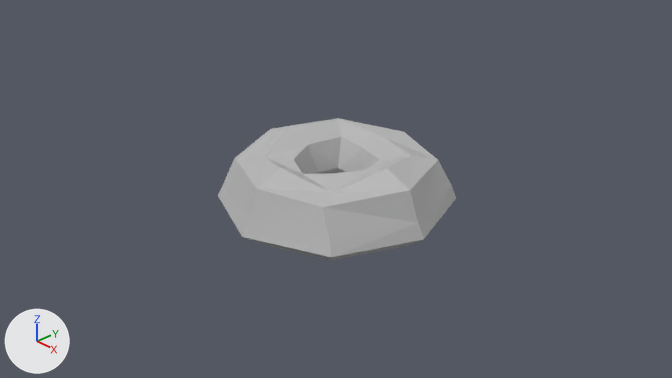
One commit to the Blender file data/geo/spawner.blend: the scene before it, then after it.
Both versions are drawn from the file's camera 'Camera'. The axes (+X, +Y, +Z) are drawn at lower left. The lights are the same throughout.
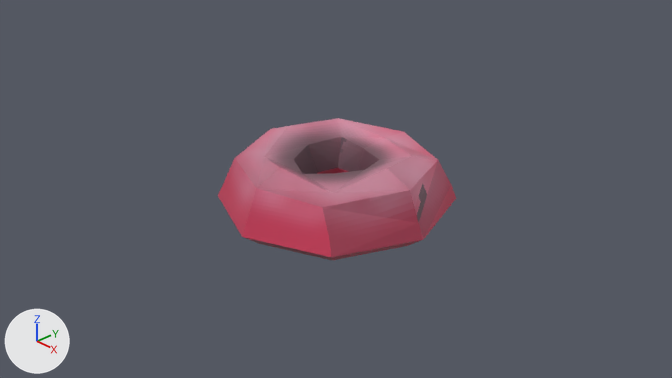
The newer file is also turned or shifted as a whole; pictures and numbers use the older file's frame.

The change, as a diff of the scene's bpy script:
```diff
--- a/data/geo/spawner.blend.py
+++ b/data/geo/spawner.blend.py
@@ img_spawner @@
+img_spawner = load_image('spawner', '../tex/spawner.png', 128, 128, 'sRGB')
@@ mat_spawner @@
 mat_spawner = principled_material('spawner')
-mat_spawner.base_color = (0.5, 0.5, 0.5)  # grey #bcbcbc
+mat_spawner.texture = img_spawner
 mat_spawner.roughness = 0.4
```

Changed parts and their boxes [x1, y1, x2, y2] in the pictures (672 x 378 px):
'Torus', surface changed (grey to pink)
    both: [218, 118, 456, 260]
